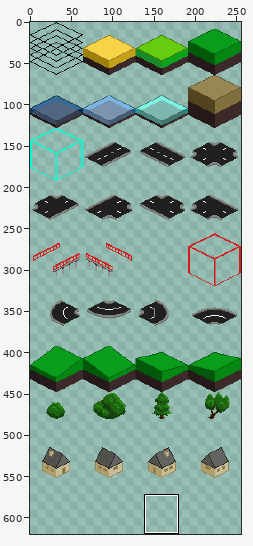
Edited in one commit: sprite sheet (internal/ui/assets/geo-spritesheet.png). Above: a wide view before the commit, with the close-up outlined.
Close-up. The starting point:
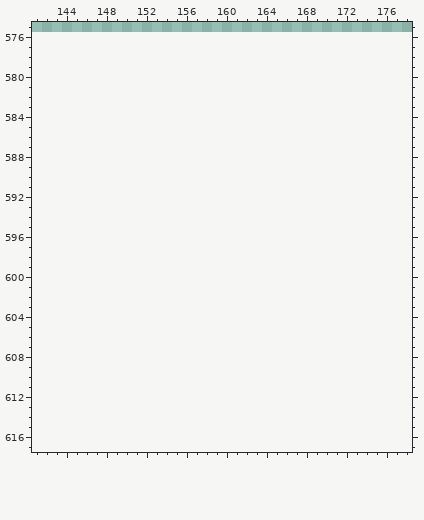
The file is 256x576 pixels. Colours within 5 levels of each other are drawn and written as one. Shown: x 141..178, y 575..617. The old version is drawn lined up with the new one, on the new canvas. The wide view leaves out empty margins. The commit also changed other parts of the picture, which this record leaves out.
And afterwards:
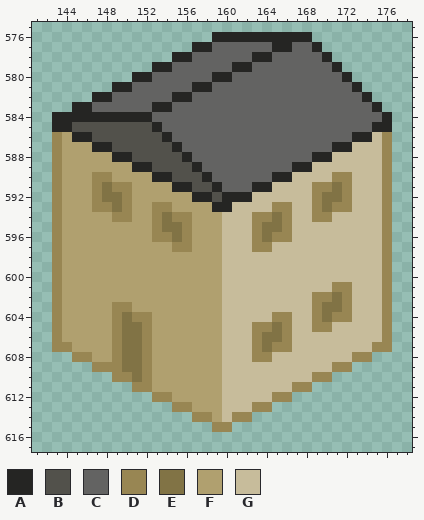
Palette (. is transparent): A #252523  B #52514b  C #636362  D #988653  E #817345  F #b0a06f  G #c7bc9b
Change:
canvas 256x576 -> 256x640
Changed rows in their new state; - is an unchanged pixel.
first column x 143:
576 ----------------AAAAAAAAAA--------
577 --------------AACCCCCCAACCA-------
578 ------------AACCCCCCAACCCCCA------
579 ----------AACCCCCCAACCCCCCCCA-----
580 --------AACCCCCCAACCCCCCCCCCCA----
581 ------AACCCCCCAACCCCCCCCCCCCCCA---
582 ----AACCCCCCAACCCCCCCCCCCCCCCCCA--
583 --AACCCCCCAACCCCCCCCCCCCCCCCCCCCA-
584 AAAAAAAAAACCCCCCCCCCCCCCCCCCCCCCCA
585 AABBBBBBBBACCCCCCCCCCCCCCCCCCCCCAA
586 DFAABBBBBBBACCCCCCCCCCCCCCCCCCAAGD
587 DFFFAABBBBBBACCCCCCCCCCCCCCCAAGGGD
588 DFFFFFAABBBBBACCCCCCCCCCCCAAGGGGGD
589 DFFFFFFFAABBBBACCCCCCCCCAAGGGGGGGD
590 DFFFDDFFFFAABBBACCCCCCAAGGGGDDGGGD
591 DFFFDEDDFFFFAABBACCCAAGGGGDDEDGGGD
592 DFFFDEEDFFFFFFAABAAAGGGGGGDEEDGGGD
593 DFFFDDEDFFDDFFFFAAGGGGDDGGDEDDGGGD
594 DFFFFFDDFFDEDDFFFGGGDDEDGGDDGGGGGD
595 DFFFFFFFFFDEEDFFFGGGDEEDGGGGGGGGGD
596 DFFFFFFFFFDDEDFFFGGGDEDDGGGGGGGGGD
597 DFFFFFFFFFFFDDFFFGGGDDGGGGGGGGGGGD
598 DFFFFFFFFFFFFFFFFGGGGGGGGGGGGGGGGD
599 DFFFFFFFFFFFFFFFFGGGGGGGGGGGGGGGGD
600 DFFFFFFFFFFFFFFFFGGGGGGGGGGGGGGGGD
601 DFFFFFFFFFFFFFFFFGGGGGGGGGGGDDGGGD
602 DFFFFFFFFFFFFFFFFGGGGGGGGGDDEDGGGD
603 DFFFFFDDFFFFFFFFFGGGGGGGGGDEEDGGGD
604 DFFFFFDEDDFFFFFFFGGGGGDDGGDEDDGGGD
605 DFFFFFDEEDFFFFFFFGGGDDEDGGDDGGGGGD
606 DFFFFFDEEDFFFFFFFGGGDEEDGGGGGGGGGD
607 DDFFFFDEEDFFFFFFFGGGDEDDGGGGGGGGDD
608 --DDFFDEEDFFFFFFFGGGDDGGGGGGGGDD--
609 ----DDDEEDFFFFFFFGGGGGGGGGGGDD----
610 ------DDEDFFFFFFFGGGGGGGGGDD------
611 --------DDFFFFFFFGGGGGGGDD--------
612 ----------DDFFFFFGGGGGDD----------
613 ------------DDFFFGGGDD------------
614 --------------DDFGDD--------------
615 ----------------DD----------------
Pixel boxes of the changes (left, top, right, bottom) in both close-ups:
added: (52, 32, 392, 432)
